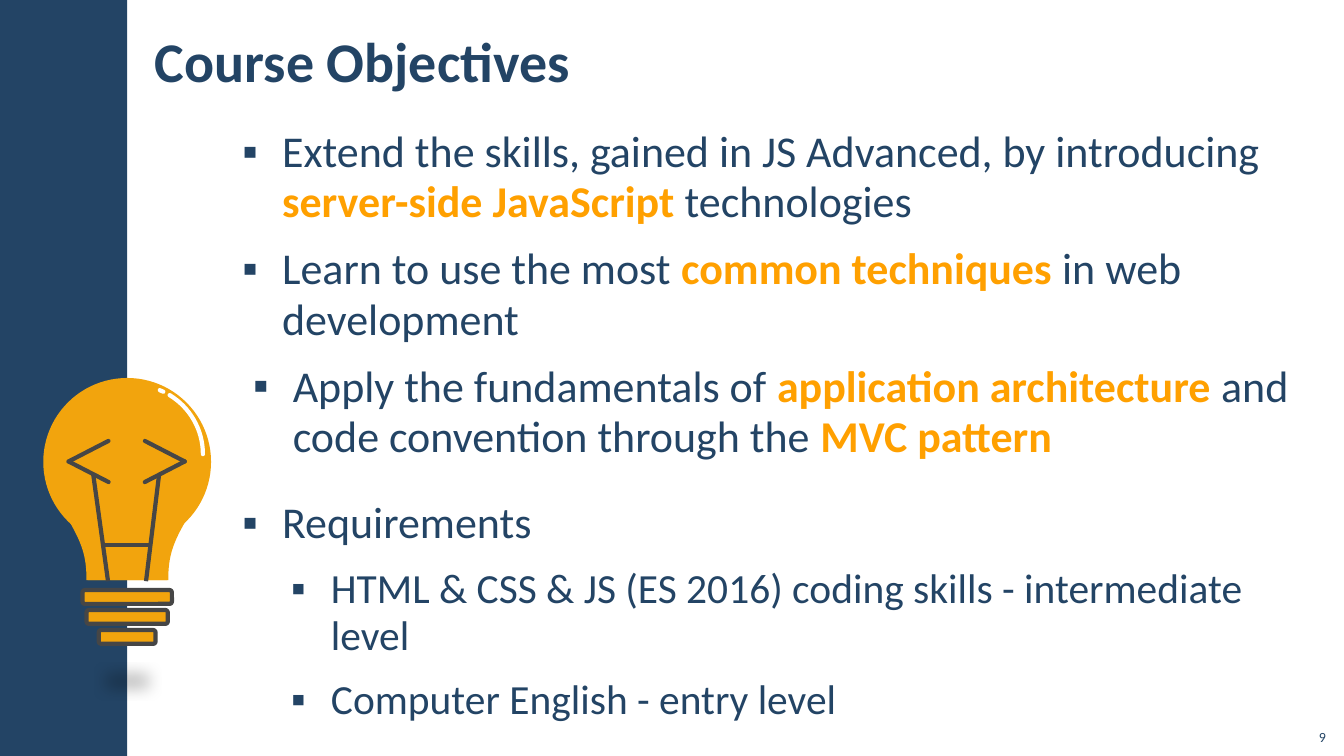
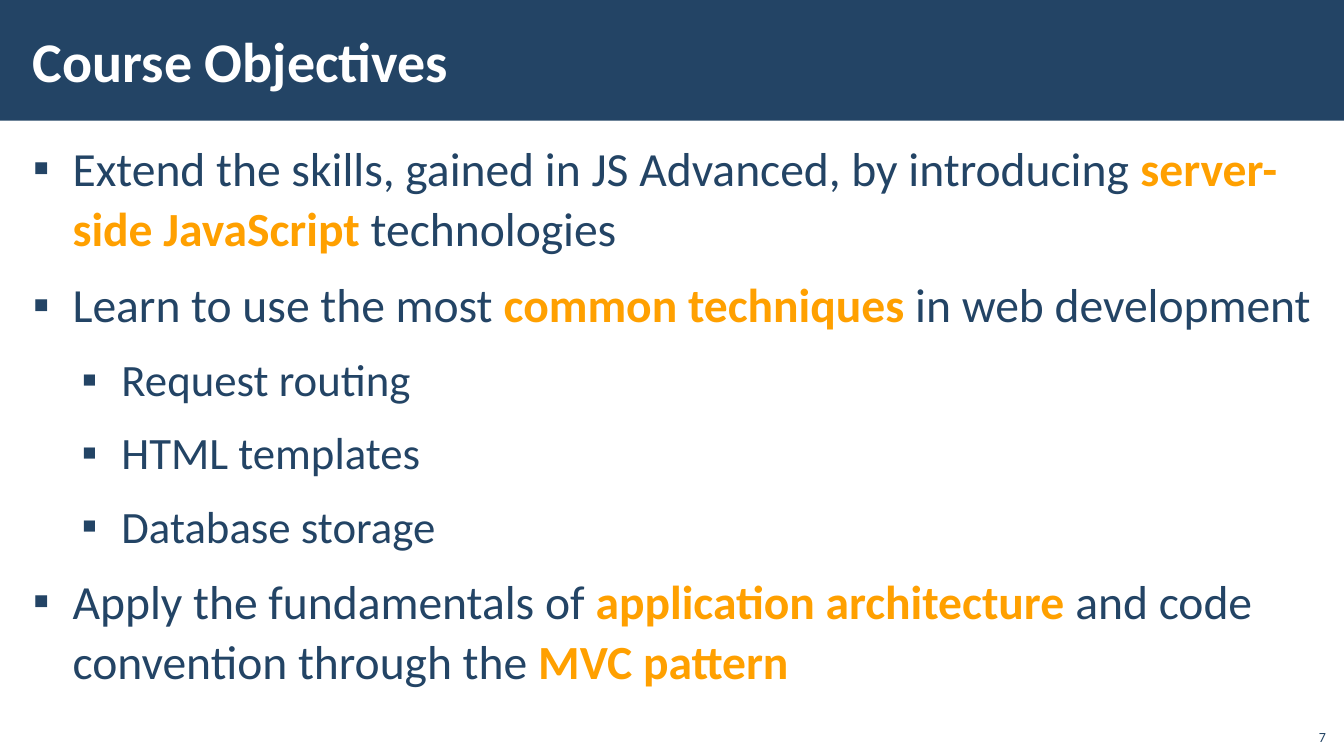
Before and after one commit to ErayErol/Software-University-Courses, a slide deck: slide 7 of 2021.09 - [ JS Back End ]/00 - [ Course Introduction ]/Presentation.pptx (slide 9 before the commit). Drawn at 1344x756 pixels with LibreOffice and Linux fonts; fonts in the diff are those of the drawing; background and template pictures are left out. Boxes give left, top, right and bottom in pixels: in the first picture for what was removed or moved away, otherwise in the second. Text is boxed around its words. In the diff, an @@ line names an element or a change of style, - is before the commit and + after.

```diff
--- a/2021.09 - [ JS Back End ]/00 - [ Course Introduction ]/Presentation.pptx
+++ b/2021.09 - [ JS Back End ]/00 - [ Course Introduction ]/Presentation.pptx
@@ rectangle removed at (0,0,127,756) @@
@@ rectangle added at (0,0,1344,121), fill #234465 @@
@@ title "Course Objectives": place and size @@
-title "Course Objectives" at (155,42,570,92)
+title "Course Objectives" at (33,42,448,92)
@@ title "Course Objectives" at (33,42,448,92): text colour #234465 to #FFFFFF @@
@@ text "Extend the skills, gained in ...": place and size @@
-text "Extend the skills, gained in ..." at (282,136,1288,721)
+text "Extend the skills, gained in ..." at (73,153,1311,687)
@@ text at (73,153,1311,687): size 31.4 to 34 pt in "Extend the skills, gained in JS Advanced, ...", "Learn to use the most common techniques ...", "Apply the fundamentals of application architecture and ..."; line spacing 0.95 to 1.05; indent changed @@
@@ text at (121,365,435,551): paragraphs added @@
+  ▪ Request routing
+  ▪ HTML templates
+  ▪ Database storage
@@ group removed at (43,378,211,644): 7 lines, 3 rounded rectangles, 2 freeform shapes, 2 arc (boxed as its full ellipse)s, 1 ellipse @@
@@ text at (282,508,1242,721): paragraphs removed @@
-▪ Requirements
-  ▪ HTML & CSS & JS (ES 2016) coding skills - intermediate level
-  ▪ Computer English - entry level
@@ page number at (1319,733,1326,742): text changed @@
-9
+7
```
Also in this commit, not shown: 9 other slides changed, 7 slides added, 10 slides removed, 15 other files.
